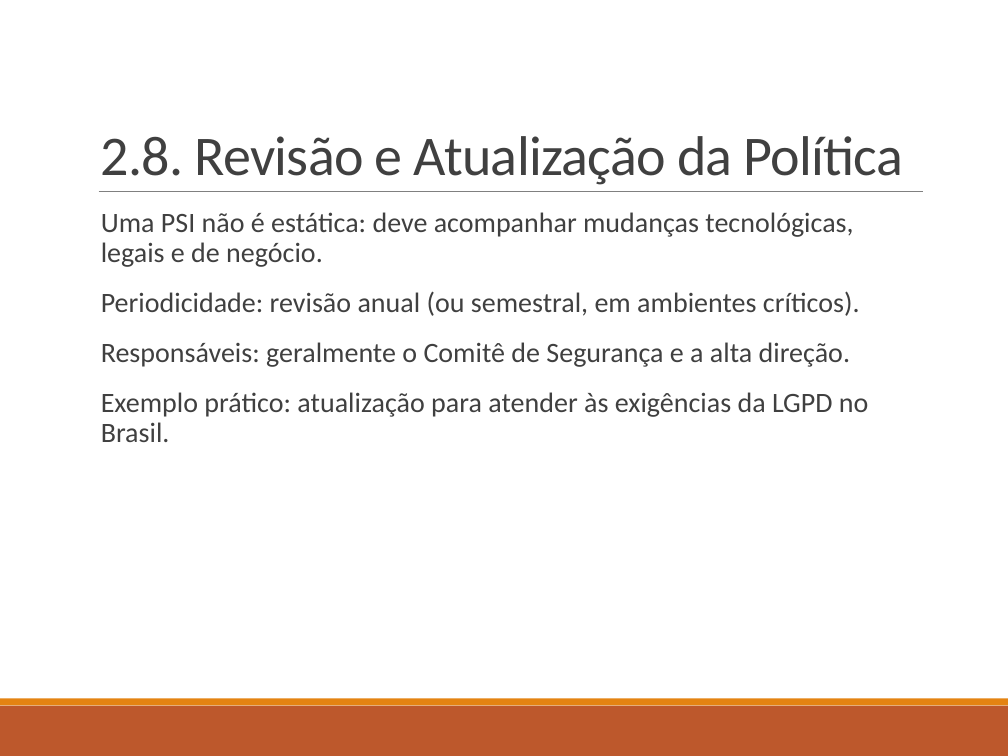
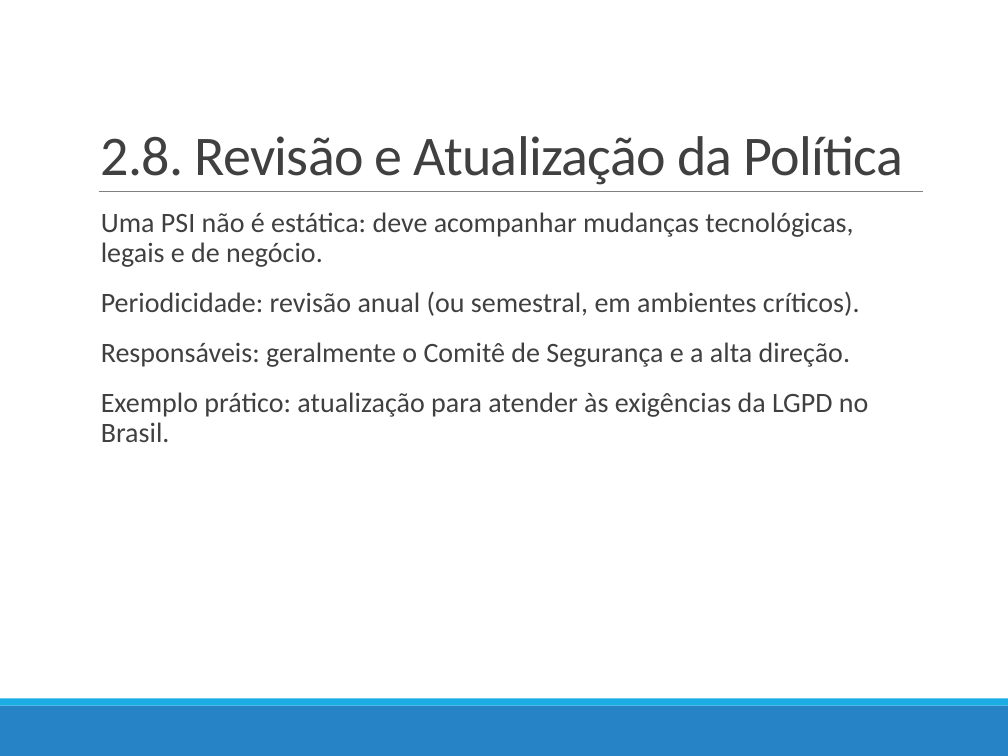
Before and after one commit to profAndreSouza/Material, a slide deck: slide 17 of Segurança da Informação/Aula-03-Politicas-de-Segurança.pptx. Drawn at 1008x756 pixels with LibreOffice and Linux fonts; fonts in the diff are those of the drawing. Boxes give left, top, right and bottom in pixels: in the first picture for what was removed or moved away, otherwise in the second. Text is boxed around its words. In the diff, an @@ line names an element or a change of style, - is before the commit and + after.

```diff
--- a/Segurança da Informação/Aula-03-Politicas-de-Segurança.pptx
+++ b/Segurança da Informação/Aula-03-Politicas-de-Segurança.pptx
@@ rectangle at bbox=[0, 706, 1008, 756]: fill #BD582C to #2683C6 @@
@@ rectangle at bbox=[0, 699, 1008, 706]: fill #E48312 to #1CADE4 @@
```
Also in this commit, not shown: 32 other slides changed.
